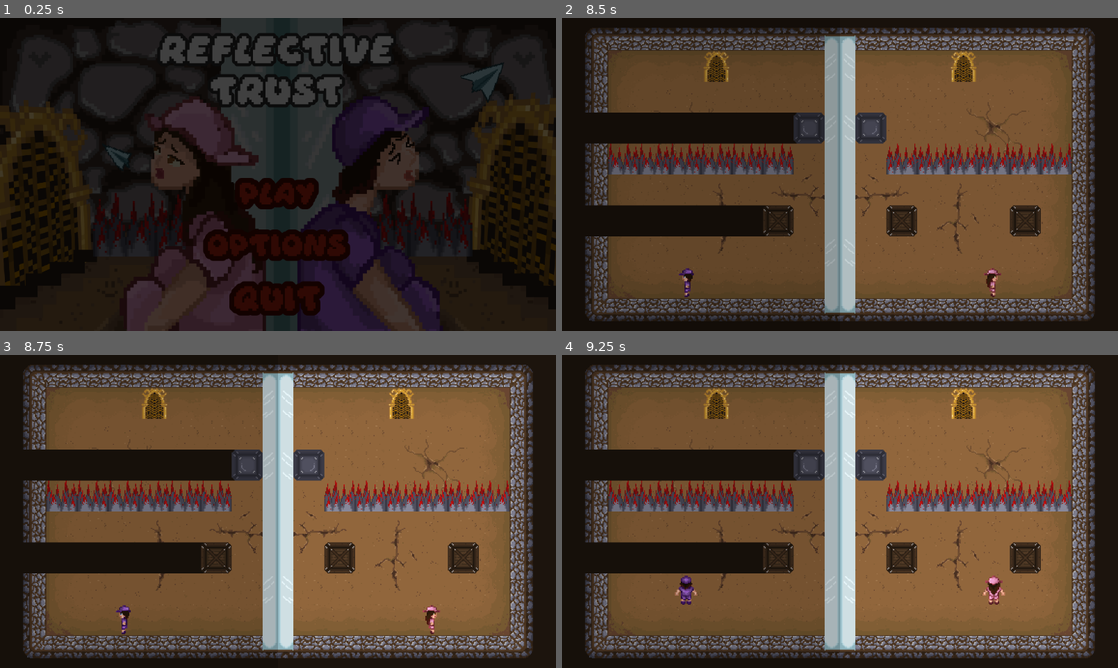
Above: before the commit, frames 1-4 (two rows, left to right).
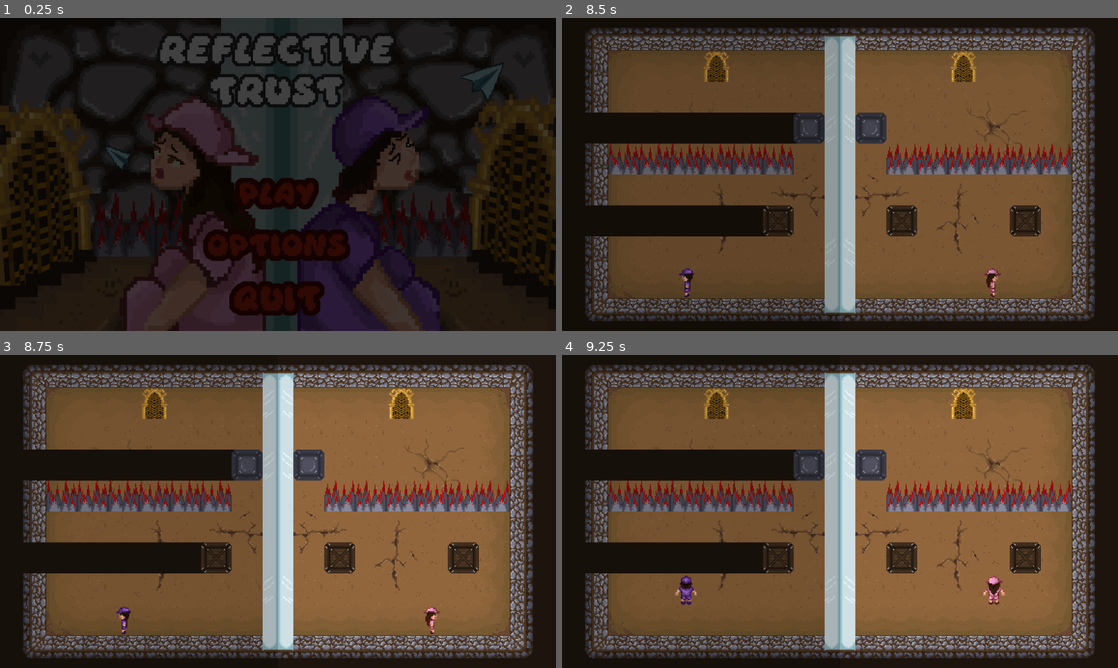
Above: after the commit, the same moments.

Repository: Vlad-935/Reflective-Trust
Game: Godot game, scene res://scenes/root.tscn
Same seed, same stepped clock (60 frames per second), same inputs: the game is played once before the commit and once after it.
Inputs (mouse positions are in pixels of both pictures, inside the frame that each line leads up to):
- Up to frame 1 (0.25 s): no input
- Up to frame 2 (8.5 s): click "Play" at 0.5 s; click "Play" at 1.25 s; click "Mari" at 2 s; tap Enter (ui_accept) at 2.75, 3.02, 3.5, 3.77, 5.27, 6.02, 6.77, 8.27 s; move the mouse to (962, 158) at 2.77 s; hold D (move right) 2.78-3.53 s; click (962, 158) at 2.92 s; move the mouse to (812, 174) at 3.52 s; hold W (move up) 3.53-8.03 s; move the mouse to (851, 168) at 4.27 s; move the mouse to (834, 180) at 5.02 s; click (834, 180) at 5.17 s; move the mouse to (878, 177) at 5.77 s; move the mouse to (795, 171) at 6.52 s; move the mouse to (845, 174) at 7.27 s; click (845, 174) at 7.42 s; move the mouse to (817, 168) at 8.02 s; hold D (move right) from 8.03 s (still down)
- Up to frame 3 (8.75 s): keep holding D (move right)
- Up to frame 4 (9.25 s): move the mouse to (867, 511) at 8.77 s; release D (move right) at 8.78 s; hold W (move up) from 8.78 s (still down); tap Enter (ui_accept) at 9.02 s

Frames 1-2 are identical in both runs. In frame 3, 0.1% of the frame differs, in the area x 20-80%, y 80-88%; in frame 4, nothing differs.

Commit message:
Added idle side animation for both characters

Diff:
--- a/reflective-trust/scenes/player.tscn
+++ b/reflective-trust/scenes/player.tscn
@@ -3,13 +3,14 @@
 [ext_resource type="Script" uid="uid://bvme4bsi6vdnj" path="res://scripts/player/player_movement.gd" id="1_v6fml"]
 [ext_resource type="Shader" uid="uid://c8tq2vpx1gc3s" path="res://assests/shaders/black_and_white.gdshader" id="1_y4r1p"]
 [ext_resource type="Script" uid="uid://c6epshc3pgdi8" path="res://scripts/player/player_state_machine.gd" id="2_dqkch"]
-[ext_resource type="Texture2D" uid="uid://daxq3q26fxjvi" path="res://assests/sprites/Isa/Walk/Side/ISA Side 1.png" id="4_fjrip"]
+[ext_resource type="Texture2D" uid="uid://daxq3q26fxjvi" path="res://assests/sprites/Isa/Walk/Side/Isa 1.png" id="4_fjrip"]
 [ext_resource type="Texture2D" uid="uid://dmceqad5krfbf" path="res://assests/sprites/Isa/Idle/Back/Isa 1.png" id="4_pf23h"]
 [ext_resource type="Texture2D" uid="uid://dgcljtc6qlhdw" path="res://assests/sprites/Isa/Idle/Front/Isa 1.png" id="4_ur7pv"]
 [ext_resource type="Texture2D" uid="uid://c1xd2ms8vkc4m" path="res://assests/sprites/Isa/Idle/Back/Isa 2.png" id="5_dt7fs"]
-[ext_resource type="Texture2D" uid="uid://d04msoto4vu7t" path="res://assests/sprites/Isa/Walk/Side/ISA Side 2.png" id="5_smehm"]
+[ext_resource type="Texture2D" uid="uid://d04msoto4vu7t" path="res://assests/sprites/Isa/Walk/Side/Isa 2.png" id="5_smehm"]
 [ext_resource type="Texture2D" uid="uid://cp5ywsqiyjtkf" path="res://assests/sprites/Isa/Idle/Front/Isa 2.png" id="5_y4r1p"]
-[ext_resource type="Texture2D" uid="uid://drvvg53hqdyqu" path="res://assests/sprites/Isa/Walk/Side/ISA side 3.png" id="6_ur7pv"]
+[ext_resource type="Texture2D" uid="uid://drvvg53hqdyqu" path="res://assests/sprites/Isa/Walk/Side/Isa 3.png" id="6_ur7pv"]
+[ext_resource type="Texture2D" uid="uid://crevb4w5sldse" path="res://assests/sprites/Isa/Idle/Side/Isa 2.png" id="9_wnwbv"]
 [ext_resource type="Texture2D" uid="uid://cj5pqaocmlfi0" path="res://assests/sprites/Isa/Walk/Back/Isa 1.png" id="9_wqfne"]
 [ext_resource type="Texture2D" uid="uid://b2cerehny4r11" path="res://assests/sprites/Vlad/Idle/Back/Vlad 1.png" id="10_4ni07"]
 [ext_resource type="Texture2D" uid="uid://byo3qf8hr76pu" path="res://assests/sprites/Vlad/Idle/Front/Vlad 1.png" id="10_oprun"]
@@ -28,6 +29,7 @@
 [ext_resource type="Texture2D" uid="uid://dghrak2sorqq6" path="res://assests/sprites/Vlad/Walk/Front/Vlad 1.png" id="17_31cv2"]
 [ext_resource type="AudioStream" uid="uid://cb7ogbnwtpya5" path="res://assests/audio/Win Sound.mp3" id="17_qfm1y"]
 [ext_resource type="Texture2D" uid="uid://cp67bfislkvek" path="res://assests/sprites/Vlad/Walk/Front/Vlad 2.png" id="18_pf23h"]
+[ext_resource type="Texture2D" uid="uid://330s84s1w71l" path="res://assests/sprites/Vlad/Idle/Side/Vlad 2.png" id="20_dt7fs"]
 
 [sub_resource type="ShaderMaterial" id="ShaderMaterial_y4r1p"]
 shader = ExtResource("1_y4r1p")
@@ -60,6 +62,9 @@
 "frames": [{
 "duration": 1.0,
 "texture": ExtResource("4_fjrip")
+}, {
+"duration": 1.0,
+"texture": ExtResource("9_wnwbv")
 }],
 "loop": 1,
 "name": &"idle_side",
@@ -136,6 +141,9 @@
 "frames": [{
 "duration": 1.0,
 "texture": ExtResource("12_qfm1y")
+}, {
+"duration": 1.0,
+"texture": ExtResource("20_dt7fs")
 }],
 "loop": 1,
 "name": &"idle_side",
@@ -200,18 +208,16 @@
 position = Vector2(0, 2)
 scale = Vector2(0.075, 0.075)
 sprite_frames = SubResource("SpriteFrames_ijygm")
-animation = &"walk_side"
+animation = &"idle_side"
 autoplay = "idle_front"
-frame_progress = 0.7548568
 
 [node name="Vlad - Sprite" type="AnimatedSprite2D" parent="." unique_id=1551633672]
 material = SubResource("ShaderMaterial_d2wvv")
 position = Vector2(0, 2)
 scale = Vector2(0.075, 0.075)
 sprite_frames = SubResource("SpriteFrames_hjf4h")
-animation = &"idle_back"
+animation = &"idle_side"
 autoplay = "idle_front"
-frame_progress = 0.07844472
 
 [node name="CollisionShape2D" type="CollisionShape2D" parent="." unique_id=47020811]
 shape = SubResource("RectangleShape2D_p0vlq")
Renamed: reflective-trust/assests/sprites/Isa/Walk/Side/ISA Side 1.png -> reflective-trust/assests/sprites/Isa/Idle/Side/Isa 1.png
Not shown, added: reflective-trust/assests/sprites/Isa/Idle/Side/Isa 1.png.import
Binary file added: reflective-trust/assests/sprites/Isa/Idle/Side/Isa 2.png
Not shown, added: reflective-trust/assests/sprites/Isa/Idle/Side/Isa 2.png.import
Binary file added: reflective-trust/assests/sprites/Isa/Walk/Side/Isa 1.png
Not shown, changed: reflective-trust/assests/sprites/Isa/Walk/Side/Isa 1.png.import
Renamed: reflective-trust/assests/sprites/Isa/Walk/Side/ISA Side 2.png -> reflective-trust/assests/sprites/Isa/Walk/Side/Isa 2.png
Not shown, added: reflective-trust/assests/sprites/Isa/Walk/Side/Isa 2.png.import
Renamed: reflective-trust/assests/sprites/Isa/Walk/Side/ISA side 3.png -> reflective-trust/assests/sprites/Isa/Walk/Side/Isa 3.png
Not shown, changed: reflective-trust/assests/sprites/Isa/Walk/Side/Isa 3.png.import
Binary file added: reflective-trust/assests/sprites/Vlad/Idle/Side/Vlad 2.png
Not shown, changed: reflective-trust/assests/sprites/Vlad/Idle/Side/Vlad 2.png.import
